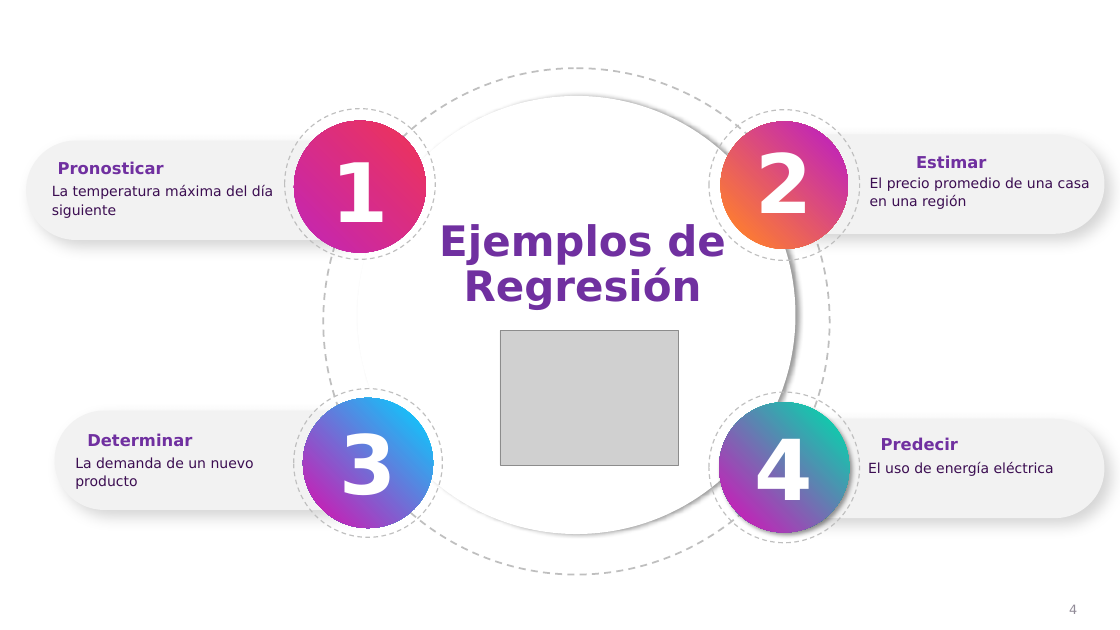
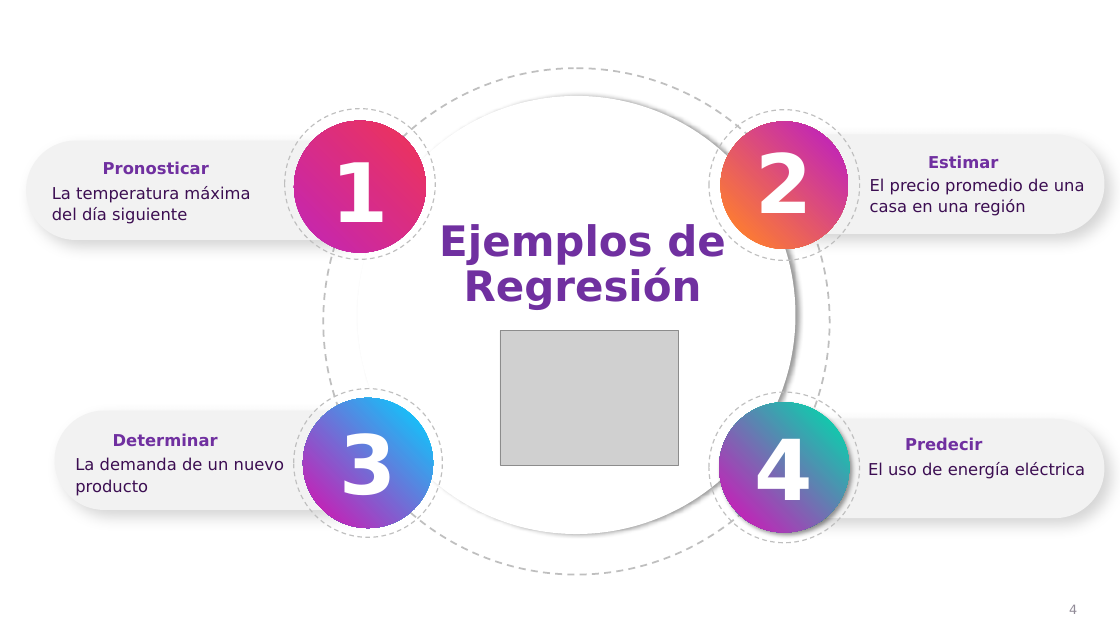
Before and after one commit to csameshiman/Axity_Curso_ML_2023, a slide deck: slide 4 of Diapositivas/Parte 02.Regresión/02_01_Simple_Linear_Regression.pptx. Drawn at 1120x630 pixels with LibreOffice and Linux fonts; fonts in the diff are those of the drawing; grey boxes stand for pictures; background and template pictures are left out. Boxes give left, top, right and bottom in pixels: in the first picture for what was removed or moved away, otherwise in the second. Text is boxed around its words. In the diff, an @@ line names an element or a change of style, - is before the commit and + after.

```diff
--- a/Diapositivas/Parte 02.Regresión/02_01_Simple_Linear_Regression.pptx
+++ b/Diapositivas/Parte 02.Regresión/02_01_Simple_Linear_Regression.pptx
@@ text "Pronosticar" moved from (x1=58, y1=161, x2=164, y2=175) to (x1=103, y1=161, x2=209, y2=175) @@
@@ text "Estimar" moved from (x1=916, y1=155, x2=986, y2=169) to (x1=928, y1=155, x2=998, y2=169) @@
@@ text "Determinar" moved from (x1=87, y1=433, x2=192, y2=447) to (x1=113, y1=433, x2=218, y2=447) @@
@@ size 12 to 14 pt in 4 elements at (x1=870, y1=178, x2=1085, y2=216), (x1=868, y1=462, x2=1085, y2=479), (x1=52, y1=186, x2=250, y2=224), (x1=75, y1=457, x2=284, y2=496) @@
@@ text "Predecir" moved from (x1=881, y1=437, x2=958, y2=451) to (x1=905, y1=437, x2=982, y2=451) @@
```
Also in this commit, not shown: 5 other slides changed, 4 slides removed.
